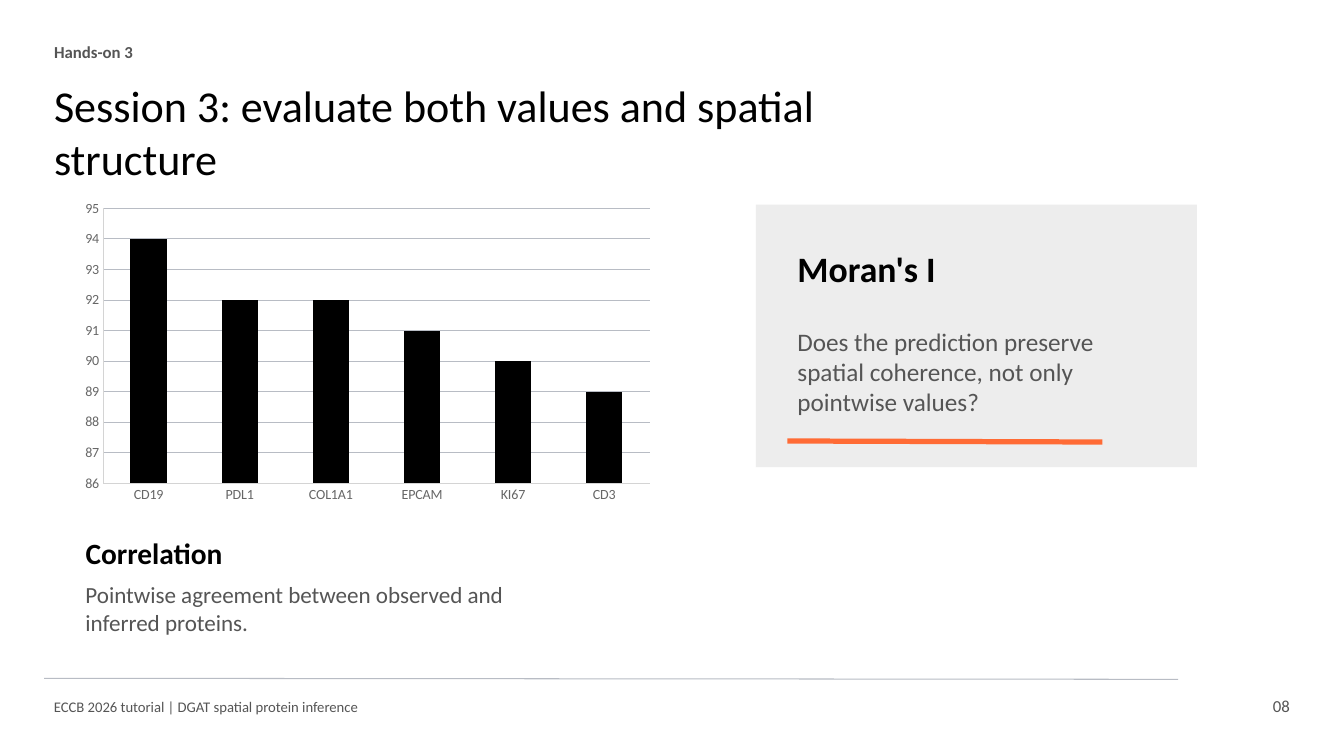
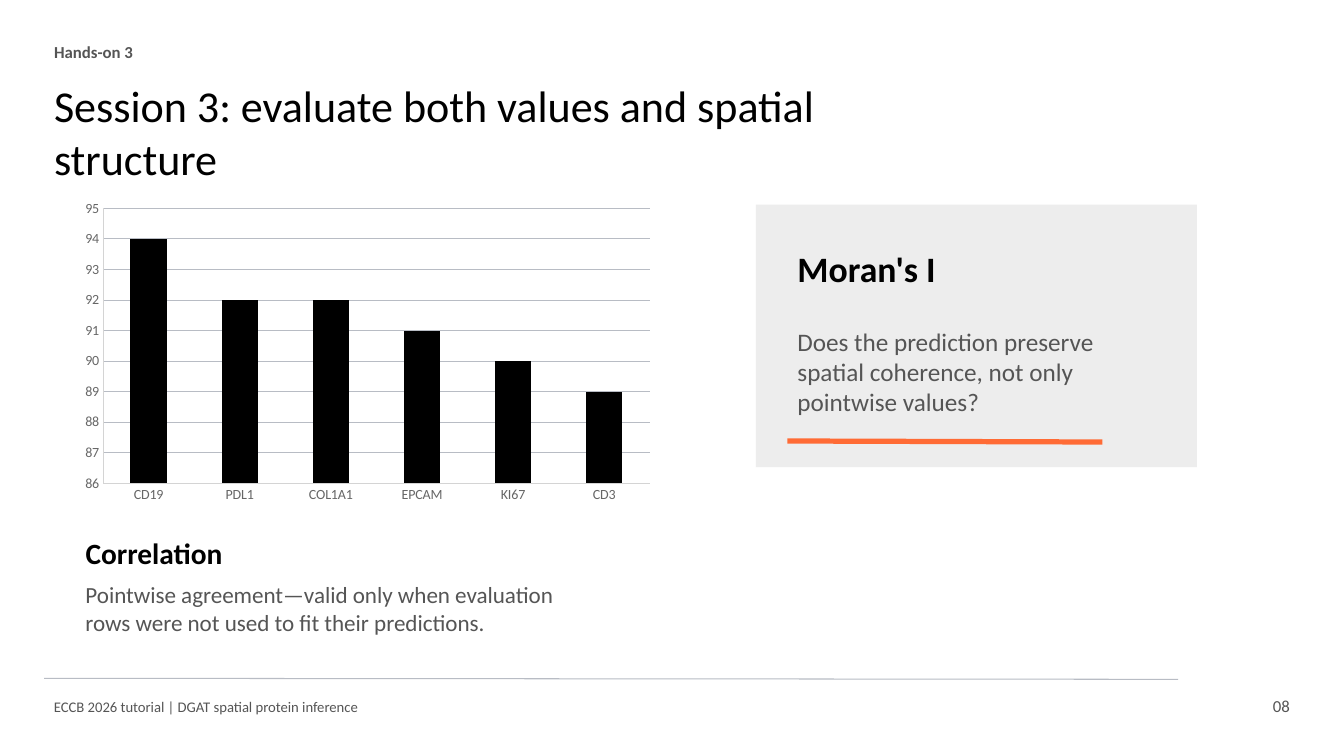
Before and after one commit to osmanbeyoglulab/ECCB-2026-Tutorial, a slide deck: slide 8 of outputs/eccb_2026_dgat_tutorial_slides.pptx. Drawn at 1344x756 pixels with LibreOffice and Linux fonts; fonts in the diff are those of the drawing. Boxes give left, top, right and bottom in pixels: in the first picture for what was removed or moved away, otherwise in the second. Text is boxed around its words. In the diff, an @@ line names an element or a change of style, - is before the commit and + after.

Commit message:
Address tutorial setup and DGAT evaluation feedback

```diff
--- a/outputs/eccb_2026_dgat_tutorial_slides.pptx
+++ b/outputs/eccb_2026_dgat_tutorial_slides.pptx
@@ text at <box>85,587,553,635</box>: text changed @@
-Pointwise agreement between observed and inferred proteins.
+Pointwise agreement—valid only when evaluation rows were not used to fit their predictions.
```
Also in this commit, not shown: 7 other slides changed, 18 other files.
